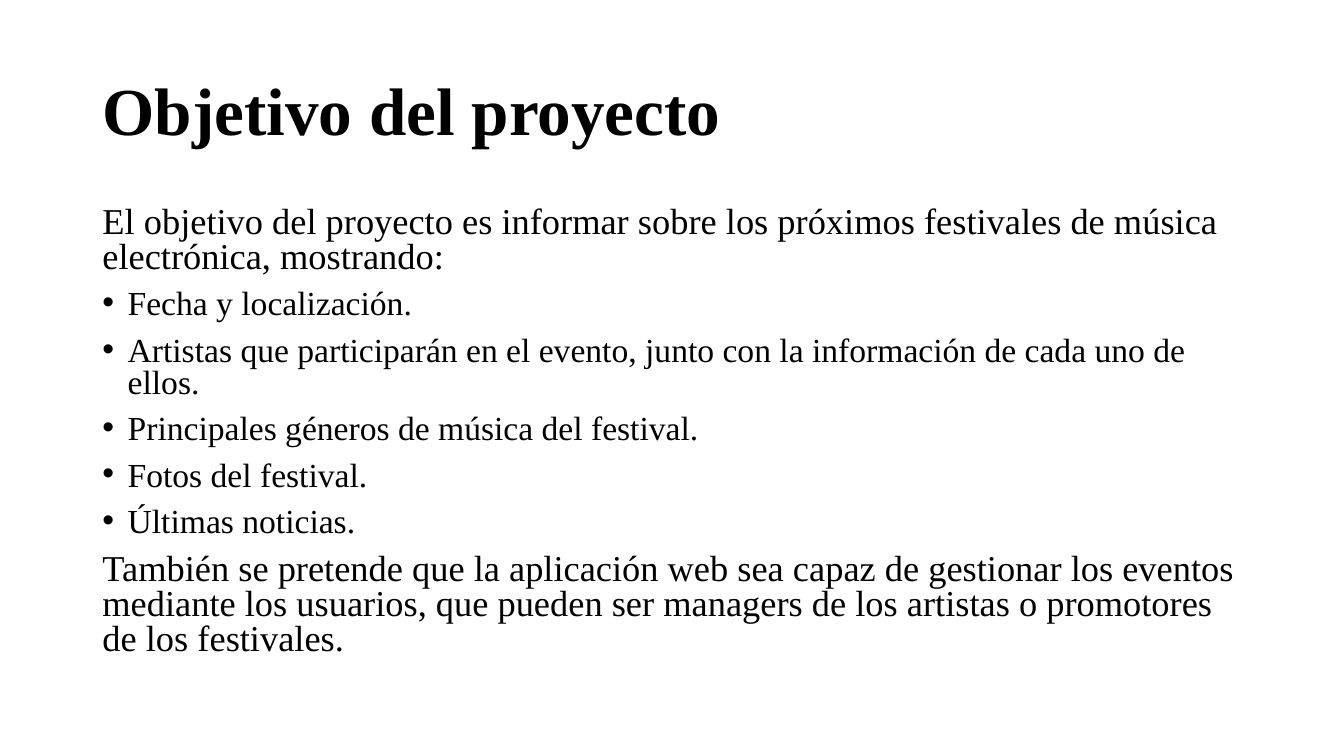
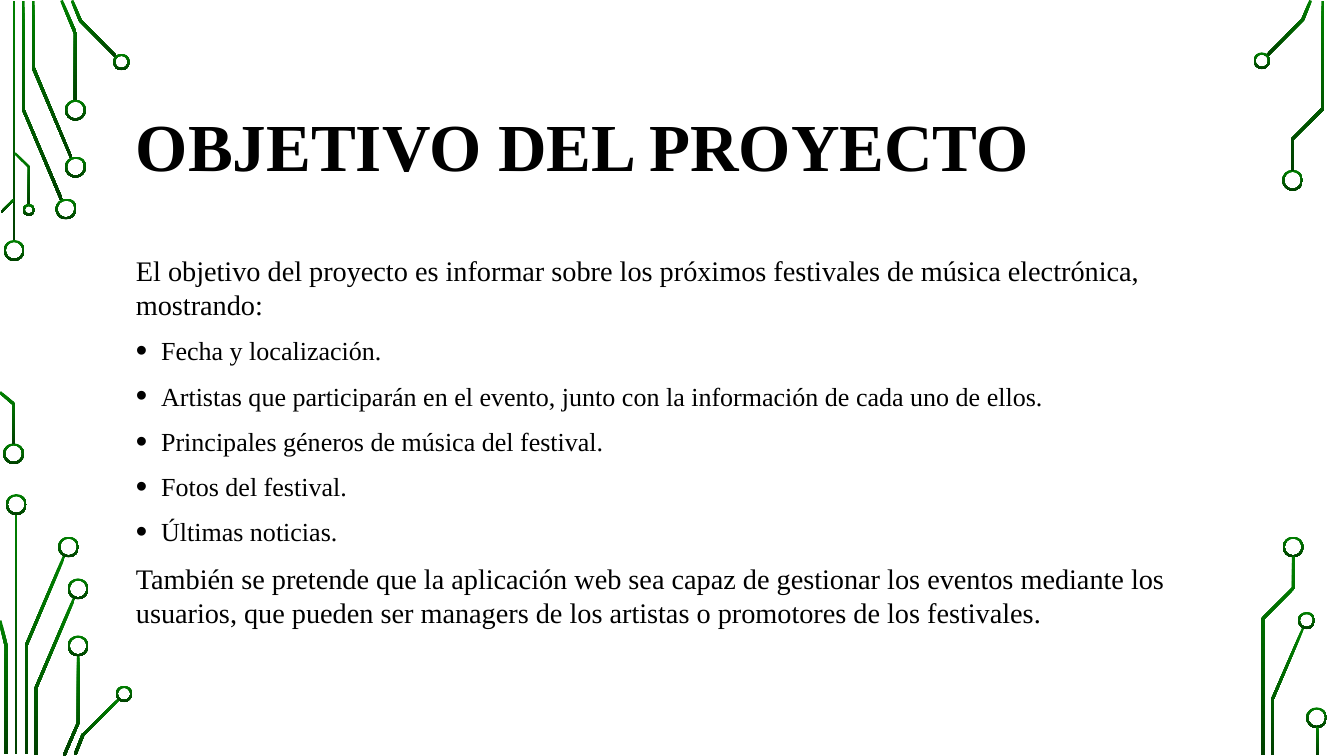
Before and after one commit to pavel-kalmykov-razgovorov/awiten-fests, a slide deck: slide 2 of doc/Presentación AWITEN FESTS.pptx. Drawn at 1344x756 pixels with LibreOffice and Linux fonts; fonts in the diff are those of the drawing; background and template pictures are left out. Boxes give left, top, right and bottom in pixels: in the first picture for what was removed or moved away, otherwise in the second. Text is boxed around its words. In the diff, an @@ line names an element or a change of style, - is before the commit and + after.

```diff
--- a/doc/Presentación AWITEN FESTS.pptx
+++ b/doc/Presentación AWITEN FESTS.pptx
@@ background #FFFFFF to picture (left out) @@
@@ title at [136, 126, 1028, 172]: text changed @@
-Objetivo del proyecto
+OBJETIVO DEL PROYECTO
@@ text "El objetivo del proyecto es ...": place and size @@
-text "El objetivo del proyecto es ..." at [102, 208, 1233, 652]
+text "El objetivo del proyecto es ..." at [136, 261, 1164, 628]
@@ text "El objetivo del proyecto es ..." at [136, 261, 1164, 628]: size 26 to 20.1 pt in "El objetivo del proyecto es informar sobre ...", "También se pretende que la aplicación web ..."; size 24 to 18.6 pt in "Fecha y localización.", "Artistas que participarán en el evento, junto ...", "Principales géneros de música del festival.", "Fotos del festival." and 1 more places; line spacing 0.8 to 1 @@
@@ group added at [0, 0, 1328, 756]: 33 freeform shapes, 3 rectangles @@
```
Also in this commit, not shown: 4 other slides changed, 4 slides added, 1 slide removed.
